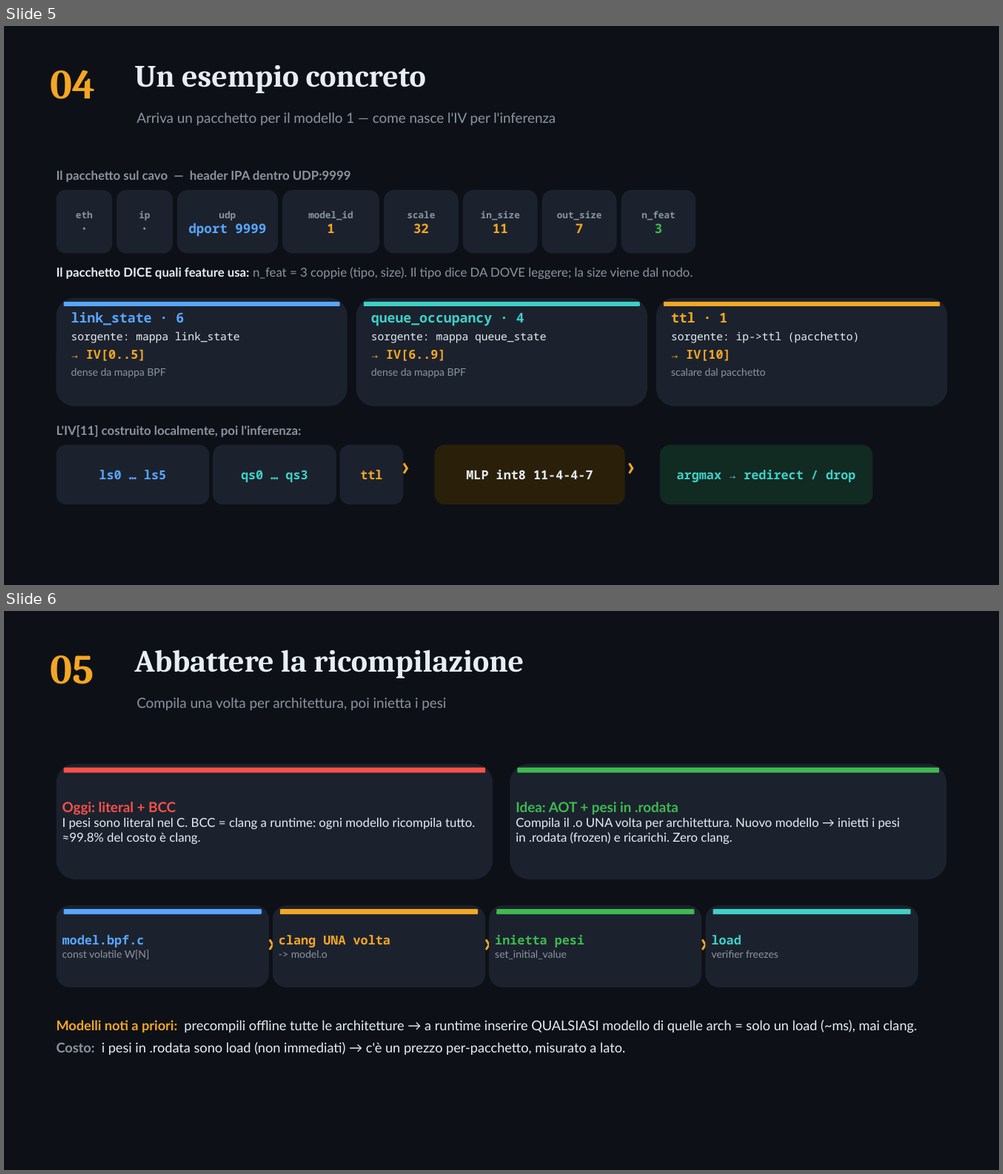
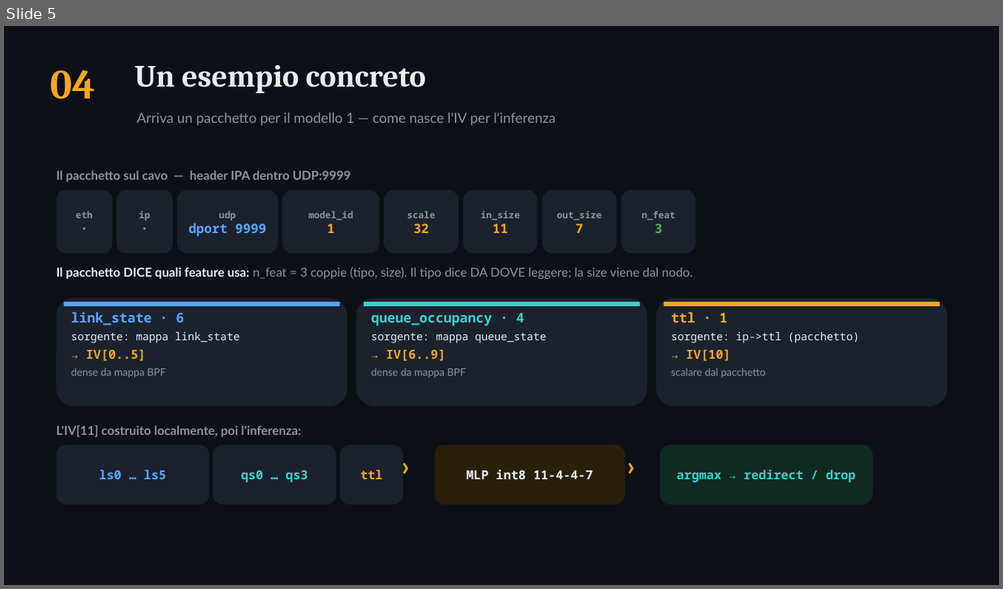
Before and after one commit to ettore-cantile/ipa_lab, a slide deck: docs/IPA_hardcoded_IV_ricompilazione.pptx. Shown one above the other, each under a label of ours: slides 5 and 6 before the commit, slide 5 after it. The pictures are 1003x1174 and 1003x589 pixels, drawn with LibreOffice and Linux fonts; fonts in the diff are those of the drawing. Boxes give left, top, right and bottom in pixels: in the first picture for what was removed or moved away, otherwise in the second. Text is boxed around its words. In the diff, an @@ line names an element or a change of style, - is before the commit and + after.

```diff
--- a/docs/IPA_hardcoded_IV_ricompilazione.pptx
+++ b/docs/IPA_hardcoded_IV_ricompilazione.pptx
@@ slide 6 removed at [4, 611, 999, 1170], background #FFFFFF @@
@@ rectangle removed at [4, 611, 999, 1170] @@
@@ text removed at [134, 650, 523, 678] @@
-Abbattere la ricompilazione
@@ text removed at [50, 655, 94, 684] @@
-05
@@ text removed at [136, 698, 446, 710] @@
-Compila una volta per architettura, poi inietta i pesi
@@ rounded rectangle removed at [57, 764, 492, 880] @@
@@ rounded rectangle removed at [510, 764, 946, 880] @@
@@ rounded rectangle removed at [64, 768, 485, 773] @@
@@ rounded rectangle removed at [518, 768, 939, 773] @@
@@ text removed at [62, 802, 475, 844] @@
-Oggi: literal + BCC
-I pesi sono literal nel C. BCC = clang a runtime: ogni modello ricompila tutto. ≈99.8% del costo è clang.
@@ text removed at [515, 802, 900, 844] @@
-Idea: AOT + pesi in .rodata
-Compila il .o UNA volta per architettura. Nuovo modello → inietti i pesi in .rodata (frozen) e ricarichi. Zero clang.
@@ rounded rectangle removed at [57, 906, 269, 988] @@
@@ rounded rectangle removed at [64, 909, 262, 914] @@
@@ rounded rectangle removed at [273, 906, 485, 988] @@
@@ rounded rectangle removed at [280, 909, 478, 914] @@
@@ rounded rectangle removed at [489, 906, 702, 988] @@
@@ rounded rectangle removed at [496, 909, 694, 914] @@
@@ rounded rectangle removed at [706, 906, 918, 988] @@
@@ rounded rectangle removed at [713, 909, 910, 914] @@
@@ text removed at [62, 935, 150, 960] @@
-model.bpf.c
-const volatile W[N]
@@ text removed at [267, 925, 297, 963] @@
-›
@@ text removed at [279, 935, 390, 958] @@
-clang UNA volta
--> model.o
@@ text removed at [484, 925, 514, 963] @@
-›
@@ text removed at [495, 935, 584, 960] @@
-inietta pesi
-set_initial_value
@@ text removed at [700, 925, 730, 963] @@
-›
@@ text removed at [711, 935, 778, 958] @@
-load
-verifier freezes
@@ text removed at [57, 1020, 917, 1055] @@
-Modelli noti a priori: precompili offline tutte le architetture → a runtime inserire QUALSIASI modello di quelle arch = solo un load (~ms), mai clang.
-Costo: i pesi in .rodata sono load (non immediati) → c'è un prezzo per-pacchetto, misurato a lato.
```
Also in this commit, not shown: 1 slide changed, 6 slides added, 2 other slides removed.
